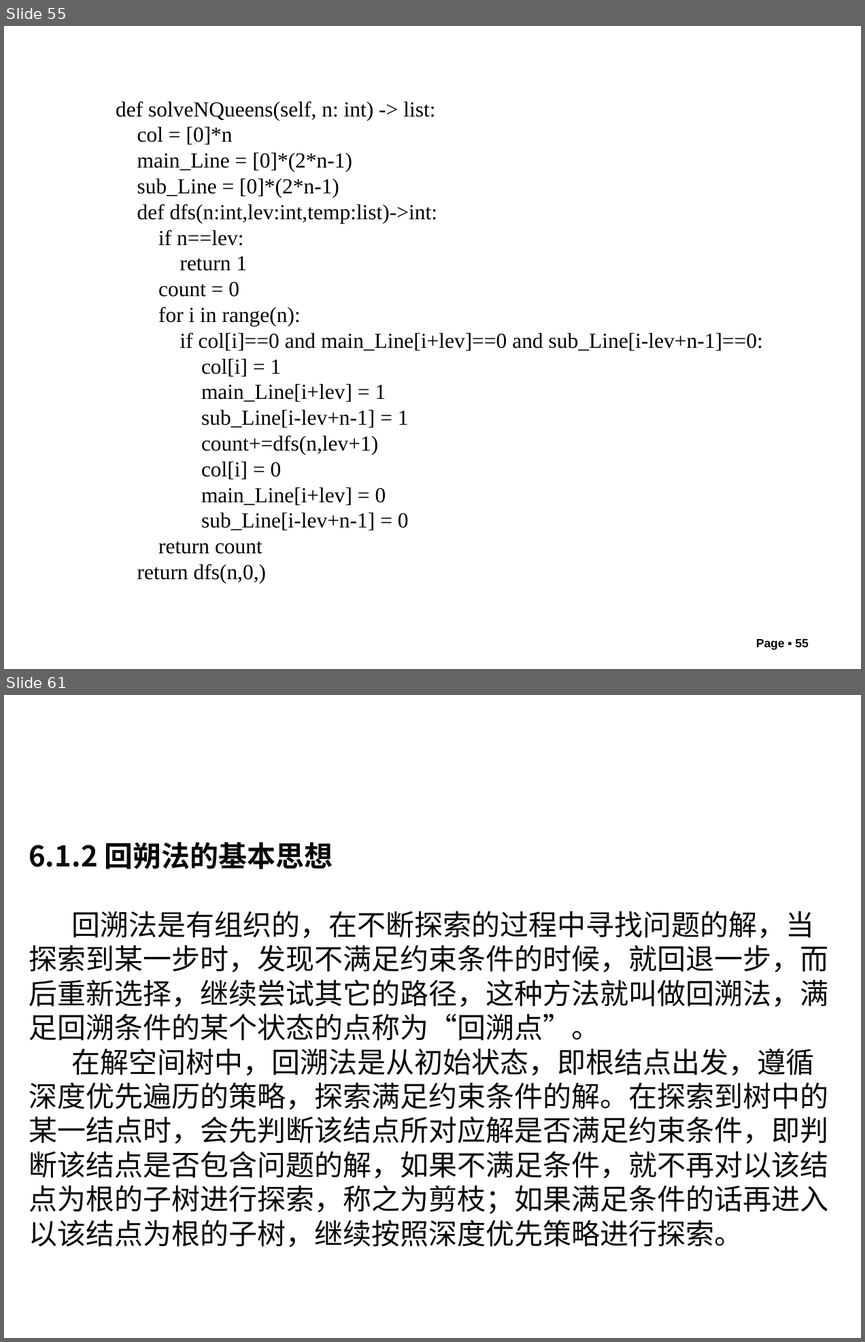
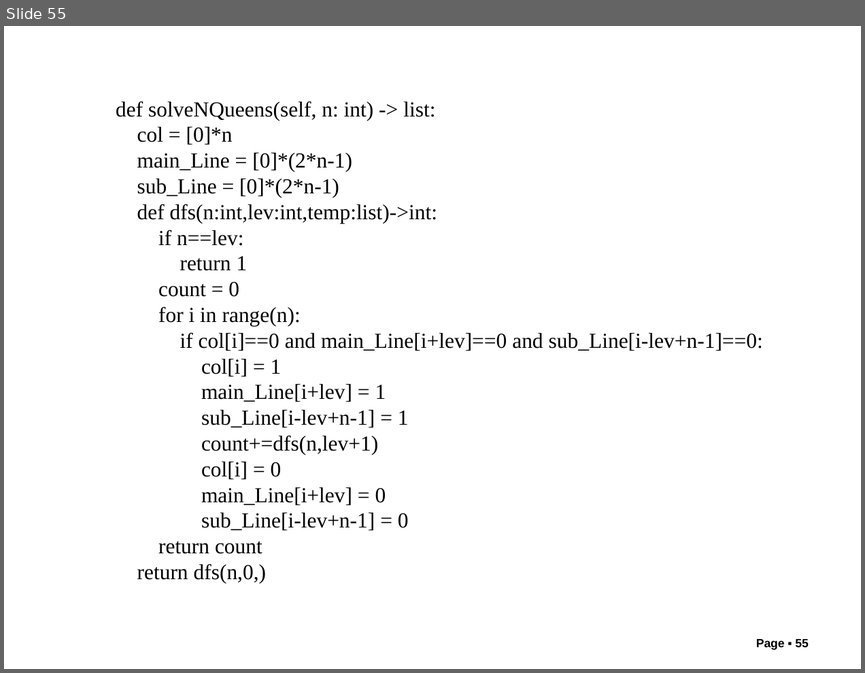
Before and after one commit to liutongling/DP, a slide deck: file/第6章 回朔法.pptx. Shown one above the other, each under a label of ours: slides 55 and 61 before the commit, slide 55 after it; the slides between them are not shown. The pictures are 865x1342 and 865x673 pixels, drawn with LibreOffice and Linux fonts; fonts in the diff are those of the drawing; background and template pictures are left out. Boxes give left, top, right and bottom in pixels: in the first picture for what was removed or moved away, otherwise in the second. Text is boxed around its words. In the diff, an @@ line names an element or a change of style, - is before the commit and + after.

```diff
--- a/file/第6章 回朔法.pptx
+++ b/file/第6章 回朔法.pptx
@@ slide 61 removed at (4,695,861,1338), background #FFFFFF @@
@@ text removed at (28,842,828,1247) @@
-6.1.2 回朔法的基本思想
-回溯法是有组织的，在不断探索的过程中寻找问题的解，当探索到某一步时，发现不满足约束条件的时候，就回退一步，而后重新选择，继续尝试其它的路径，这种方法就叫做回溯法，满足回溯条件的某个状态的点称为“回溯点”。
-在解空间树中，回溯法是从初始状态，即根结点出发，遵循深度优先遍历的策略，探索满足约束条件的解。在探索到树中的某一结点时，会先判断该结点所对应解是否满足约束条件，即判断该结点是否包含问题的解，如果不满足条件，就不再对以该结点为根的子树进行探索，称之为剪枝；如果满足条件的话再进入以该结点为根的子树，继续按照深度优先策略进行探索。
```
Also in this commit, not shown: 29 other slides removed, 5 other files.
